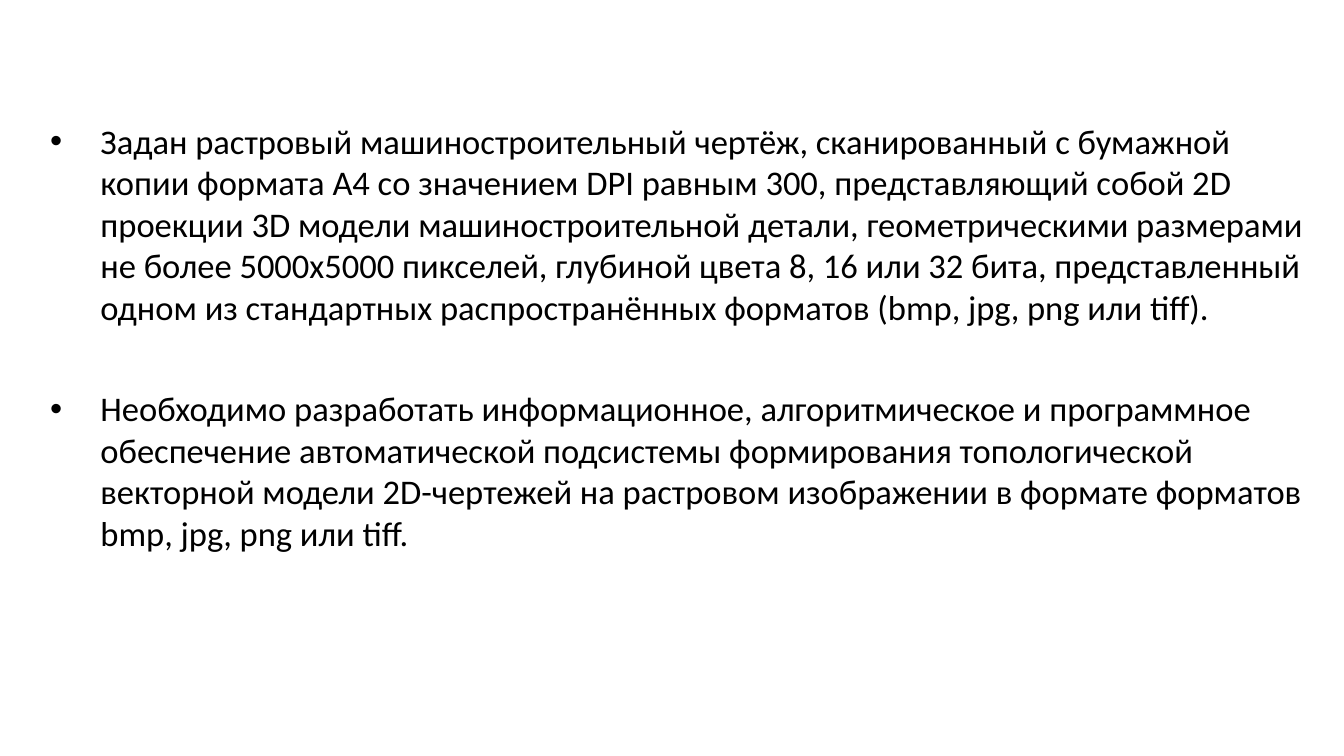
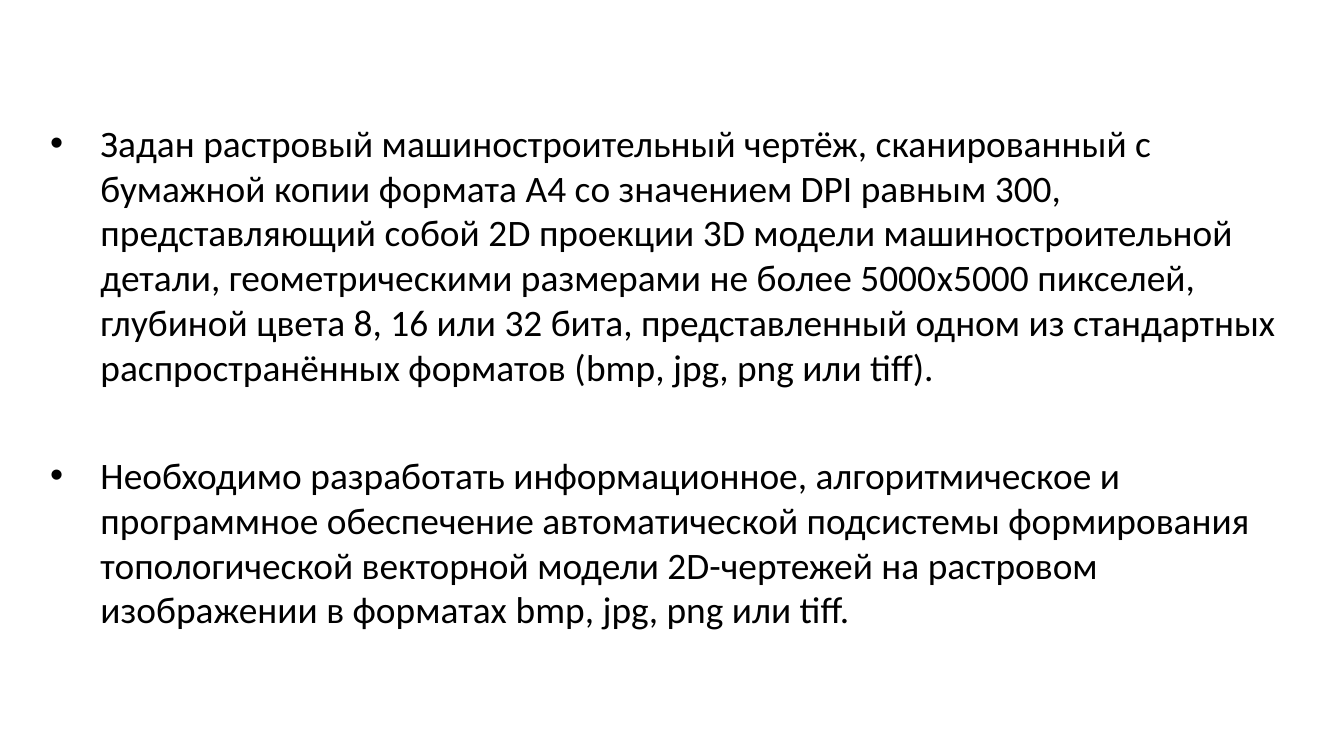
Before and after one commit to alexdegtev/FormingVectorModel, a slide deck: slide 5 of docs/Магистерская диссертация. Дёгтев А.С. 1.ppt. Drawn at 1344x756 pixels with LibreOffice and Linux fonts; fonts in the diff are those of the drawing; background and template pictures are left out. Boxes give left, top, right and bottom in pixels: in the first picture for what was removed or moved away, otherwise in the second. Text is boxed around its words. In the diff, an @@ line names an element or a change of style, - is before the commit and + after.

```diff
--- a/docs/Магистерская диссертация. Дёгтев А.С. 1.ppt
+++ b/docs/Магистерская диссертация. Дёгтев А.С. 1.ppt
@@ text at (x1=100, y1=131, x2=1275, y2=388): size 18.5 to 20 pt in "Задан растровый машиностроительный чертёж, сканированный с б ..." @@
@@ text at (x1=100, y1=463, x2=1249, y2=630): text changed; size 18.5 to 20 pt @@
-• Необходимо разработать информационное, алгоритмическое и программное обеспечение автоматической подсистемы формирования топологической векторной модели 2D-чертежей на растровом изображении в формате форматов bmp, jpg, png или tiff.
+• Необходимо разработать информационное, алгоритмическое и программное обеспечение автоматической подсистемы формирования топологической векторной модели 2D-чертежей на растровом изображении в форматах bmp, jpg, png или tiff.
```
Also in this commit, not shown: 2 other slides changed, 1 other file.
